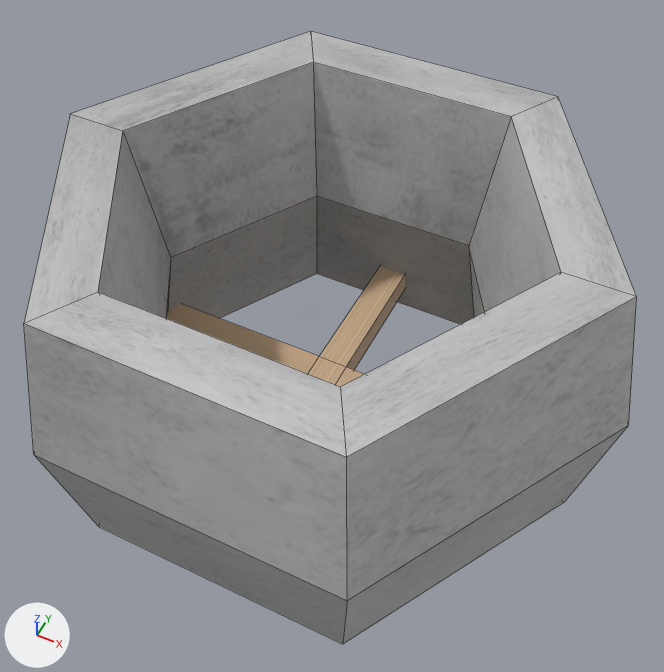
Renders of the FBX model Assets/03_Models/lamp.fbx from each side of a commit.
Camera for both pictures: a camera (50 mm lens) standing at (0.656, -1.309, 6.486) and looking at (-0.085, 0.173, 4.633). The axes (+X, +Y, +Z) are drawn at lower left. The lights are the same throughout. Mesh edges are drawn as thin lines. Where no turn or scale is listed for an object, it has been applied to the vertices.

The older version as bpy lines, for what is in view:
```python
mat_m_lamp_doby = principled_material('M_lamp_doby')
mat_m_lamp_doby.texture = img_wood2_png
me_torus_001 = bpy.data.meshes.new('Torus.001')
me_torus_001.from_pydata(...)  # 80 vertices, 78 faces; spans x -0.71..0.71, y -0.62..0.62, z -1.25..0.35
# faces by material slot: [36, 42]
me_torus_001.materials.append(mat_m_lamp)  # picture img_wall_png
me_torus_001.materials.append(mat_m_lamp_doby)  # picture img_wood2_png
ob_torus_001 = bpy.data.objects.new('Torus.001', me_torus_001)
ob_torus_001.location = (-0.015, 0.0, 4.917)
```
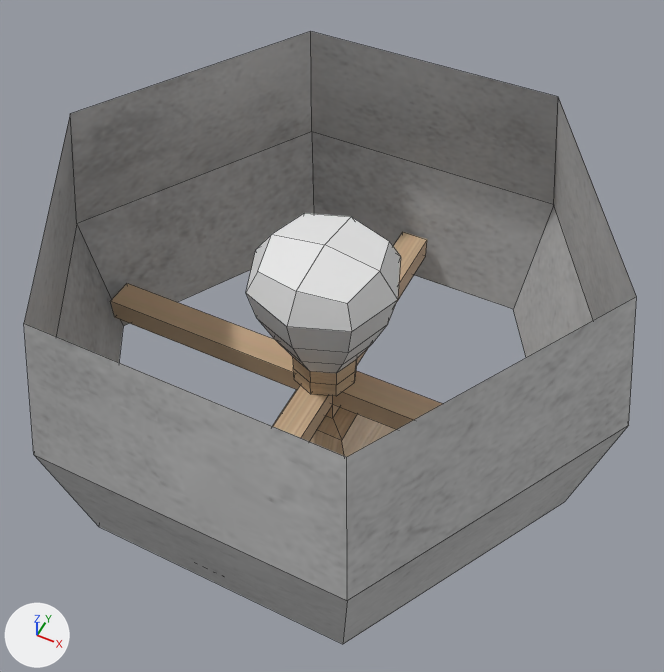
The newer file is also turned or shifted as a whole; pictures and numbers use the older file's frame.

Pixel boxes [x1, y1, x2, y2] of what changed, in the pictures (664 x 672 px):
```json
{"object": "Torus.001", "change": "reshaped", "before": [24, 31, 636, 644], "after": [24, 31, 636, 644]}
{"object": "Cube", "change": "added", "after": [246, 213, 401, 396], "faces in mat_m_bulb (white #e7e7e7)": [246, 213, 401, 373], "faces in mat_m_lamp_doby (picture img_wood2_png)": [293, 357, 357, 396]}
{"part": 1, "of": "me_torus_001", "change": "cut back", "before": [24, 31, 636, 457], "after": [111, 232, 442, 441]}
```

The change, as JSON lines over the scene's bpy script:
```json
{"op": "set", "path": "mat_m_lamp_doby.texture", "old": "img_wood2_png", "new": "img_wood2_png", "note": "not seen -> with its transparency"}
{"op": "add", "block": "mat_m_bulb", "code": ["mat_m_bulb = principled_material('M_Bulb')", "mat_m_bulb.base_color = (0.8, 0.8, 0.8)  # white #e7e7e7"]}
{"block": "me_torus_001", "where": "# used by ob_torus_001; location = (-0.015, 0.0, 4.917)"}
{"op": "remove", "block": "me_torus_001", "code": "me_torus_001.from_pydata(...)  # 80 vertices, 78 faces; spans x -0.71..0.71, y -0.62..0.62, z -1.25..0.35"}
{"op": "add", "block": "me_torus_001", "code": "me_torus_001.from_pydata(...)  # 62 vertices, 54 faces; spans x -0.71..0.71, y -0.62..0.62, z -1.25..0.35"}
{"block": "me_torus_001", "change": "me_torus_001 part 1"}
{"block": "me_torus_001", "change": "34 vertices are removed from x -0.51..0.5, y -0.44..0.44, z -0.35..0.35"}
{"block": "me_torus_001", "change": "44 faces are deleted"}
{"block": "me_torus_001", "change": "16 vertices are added at x -0.63..0.6, y -0.57..0.57, z -0.28..-0.21"}
{"block": "me_torus_001", "change": "20 new faces join them, mat_m_lamp_doby (picture img_wood2_png)"}
{"op": "add", "block": "me_cube_001", "code": ["me_cube_001 = bpy.data.meshes.new('Cube.001')", "me_cube_001.from_pydata(...)  # 58 vertices, 56 faces; spans x -0.177..0.177, y -0.177..0.177, z -0.215..0.215", "# faces by material slot: [20, 36]", "me_cube_001.materials.append(mat_m_lamp_doby)  # picture img_wood2_png", "me_cube_001.materials.append(mat_m_bulb)  # white #e7e7e7"]}
{"op": "add", "block": "ob_cube", "code": ["ob_cube = bpy.data.objects.new('Cube', me_cube_001)", "ob_cube.location = (-0.016, 0.0, 4.922)"]}
```
